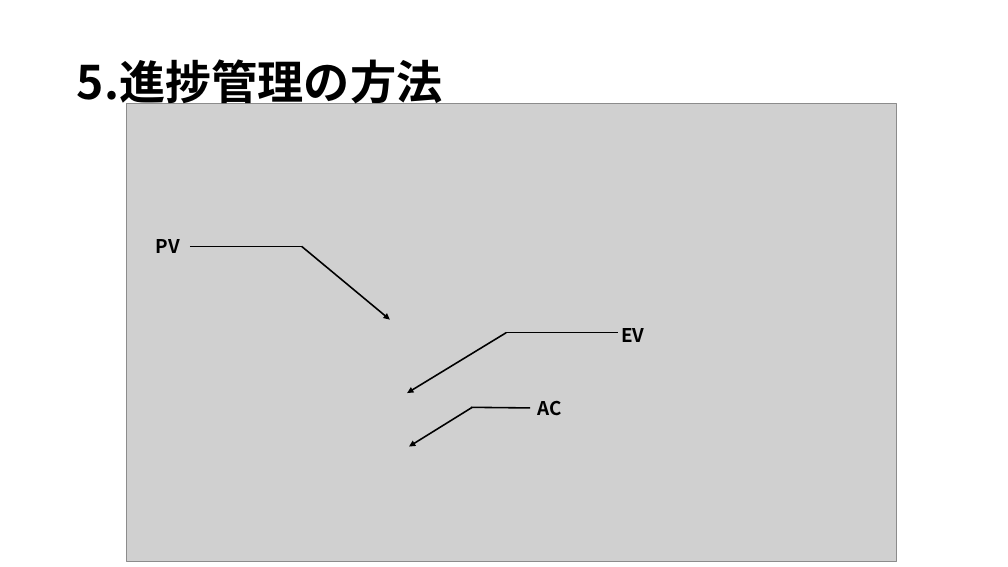
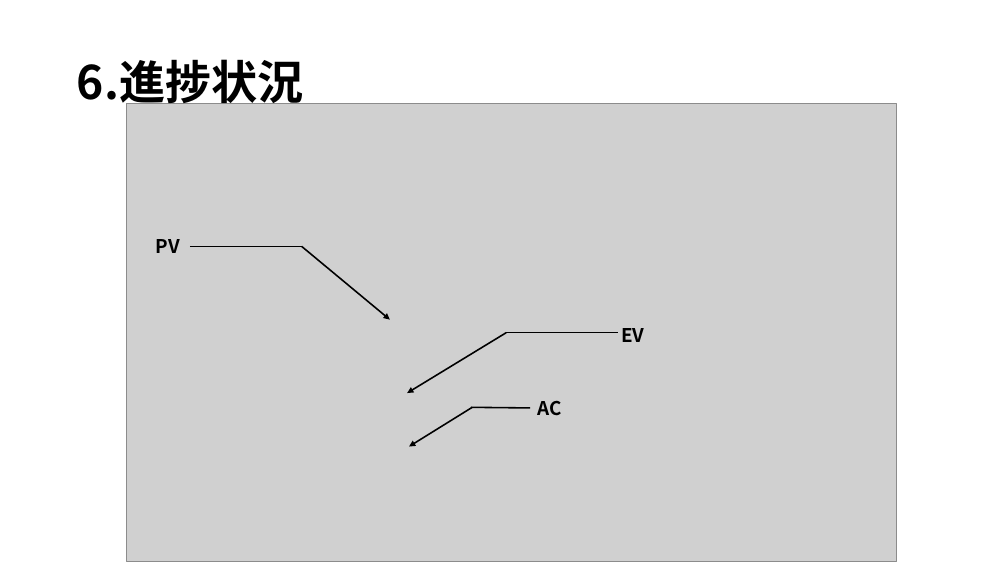
Before and after one commit to kazukiyoshida96/PM-, a slide deck: slide 10 of ＰＭ学科専用2.pptx (slide 9 before the commit). Drawn at 1008x567 pixels with LibreOffice and Linux fonts; fonts in the diff are those of the drawing; grey boxes stand for pictures. Boxes give left, top, right and bottom in pixels: in the first picture for what was removed or moved away, otherwise in the second. Text is boxed around its words. In the diff, an @@ line names an element or a change of style, - is before the commit and + after.

```diff
--- a/ＰＭ学科専用2.pptx
+++ b/ＰＭ学科専用2.pptx
@@ title at [77,59,304,111]: text changed @@
-5.進捗管理の方法
+6.進捗状況
```
Also in this commit, not shown: 4 other slides changed, 2 slides added.
